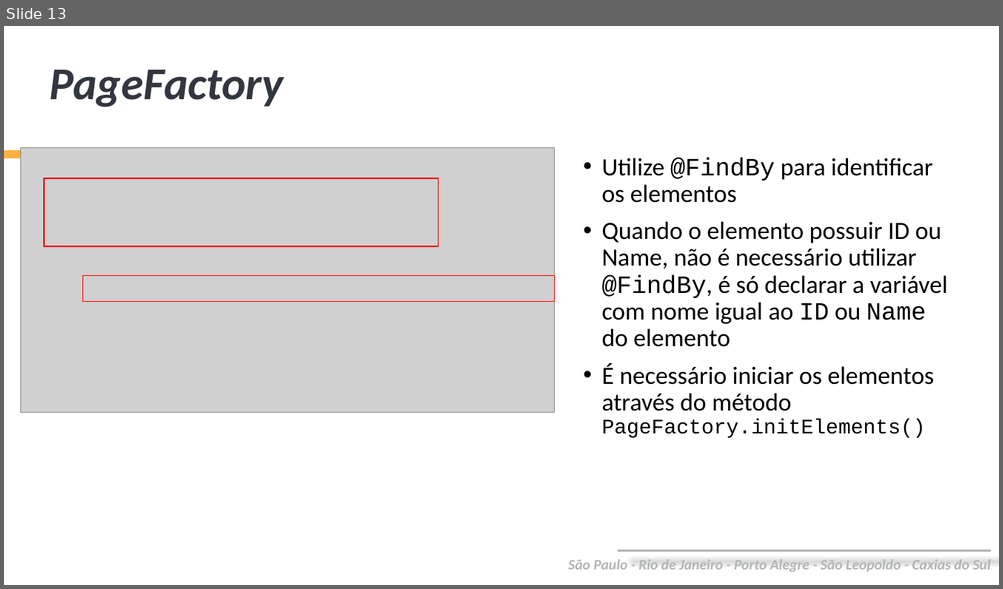
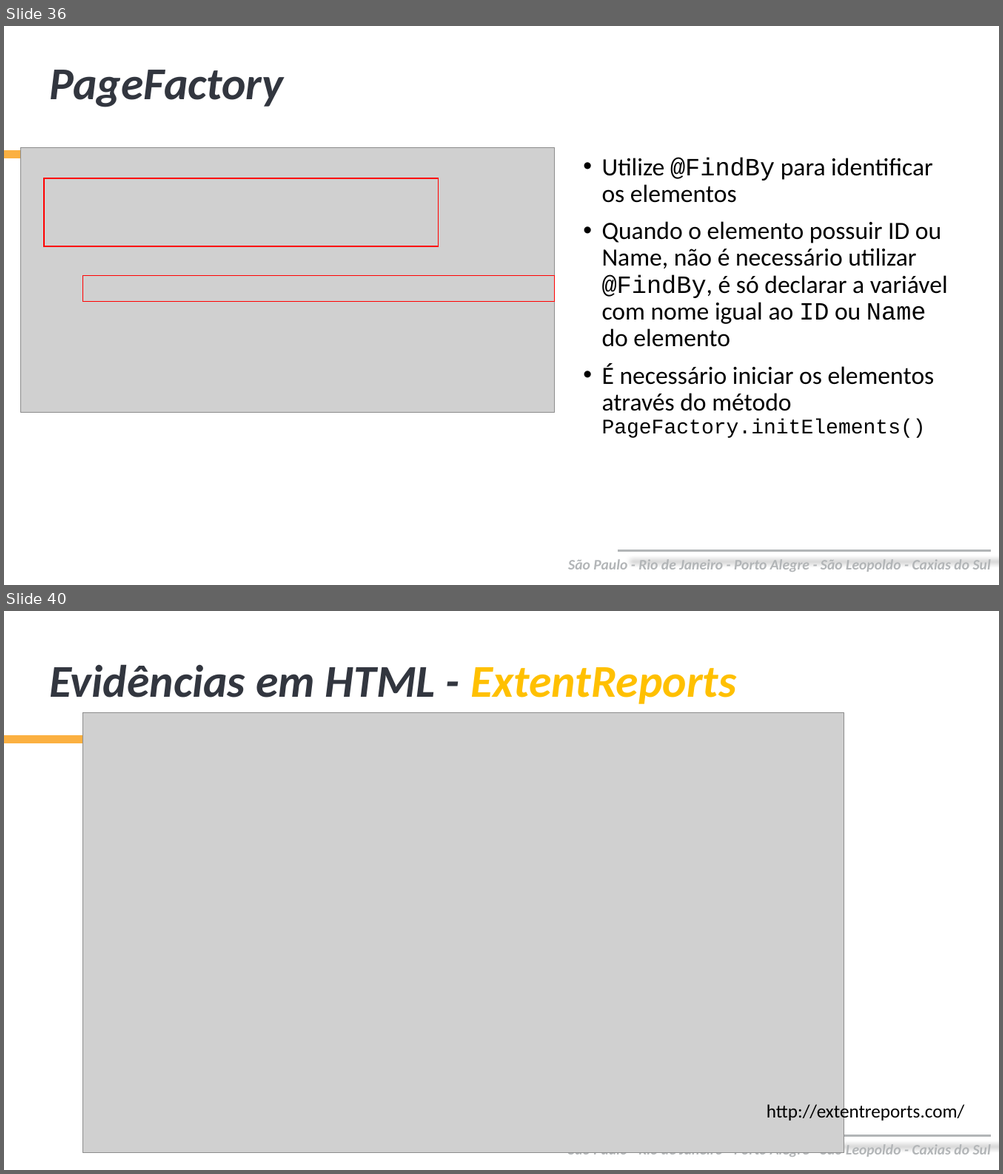
Before and after one commit to marcoslimaqa/cwi-automation-training, a slide deck: arquivos-treinamento/Treinamento Automação CWI - Aula 2.pptx. Shown one above the other, each under a label of ours: slide 13 before the commit, slides 36 and 40 after it; the slides between them are not shown. The pictures are 1003x589 and 1003x1174 pixels, drawn with LibreOffice and Linux fonts; fonts in the diff are those of the drawing; grey boxes stand for pictures; background and template pictures are left out. Boxes give left, top, right and bottom in pixels: in the first picture for what was removed or moved away, otherwise in the second. Text is boxed around its words. In the diff, an @@ line names an element or a change of style, - is before the commit and + after.

```diff
--- a/arquivos-treinamento/Treinamento Automação CWI - Aula 2.pptx
+++ b/arquivos-treinamento/Treinamento Automação CWI - Aula 2.pptx
@@ slide 40 added at box(4, 611, 999, 1170), background #FFFFFF; not listed: 3 template elements that a slide beside it also shows @@
@@ title added at box(49, 664, 737, 704), 44 pt, text #32363F, bold, italic @@
+Evidências em HTML - ExtentReports
@@ picture added at box(83, 712, 844, 1153) @@
@@ text added at box(766, 1103, 965, 1123), 18 pt, text #000000 @@
+http://extentreports.com/
@@ what was slide 13 is now slide 36 @@
```
Also in this commit, not shown: 7 slides changed, 28 other slides added, 4 slides removed.
